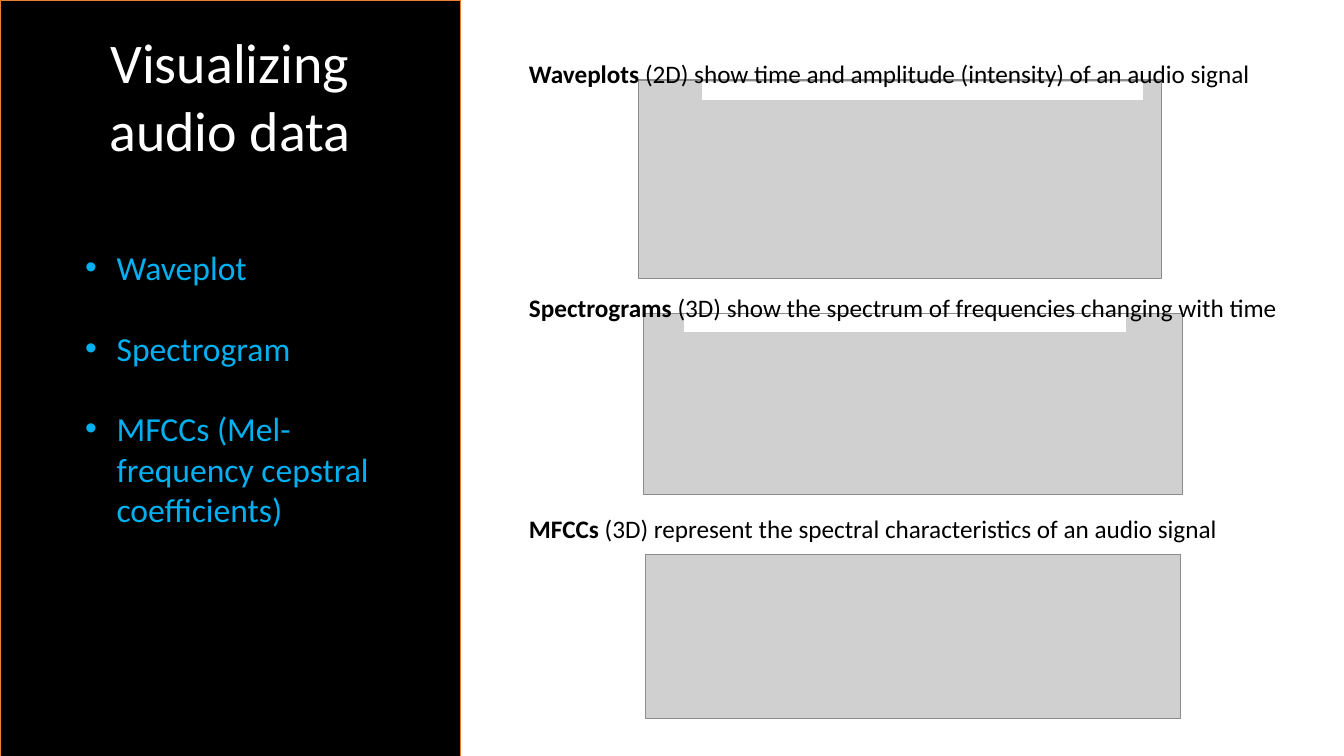
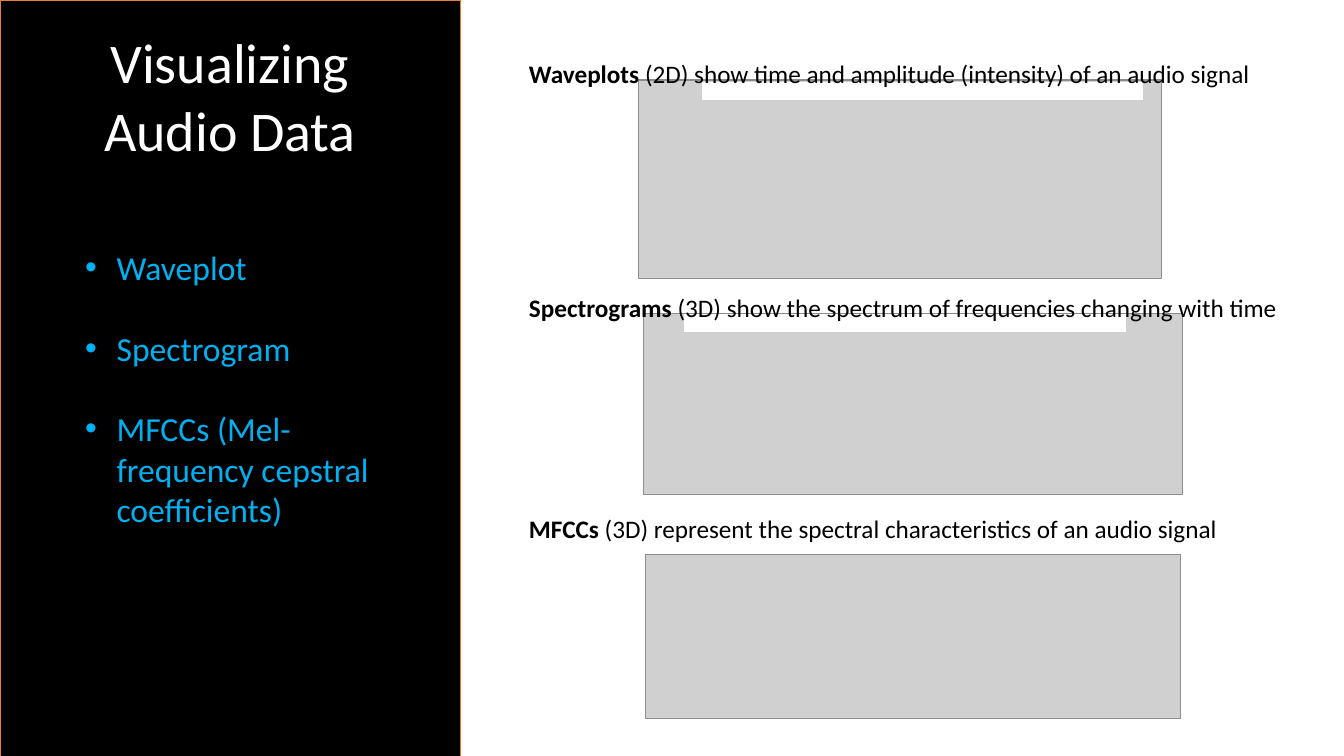
Before and after one commit to stolltho/iod_repo, a slide deck: slide 8 of Capstone Project/CAP_SER_TSv02.pptx. Drawn at 1344x756 pixels with LibreOffice and Linux fonts; fonts in the diff are those of the drawing; grey boxes stand for pictures. Boxes give left, top, right and bottom in pixels: in the first picture for what was removed or moved away, otherwise in the second. Text is boxed around its words. In the diff, an @@ line names an element or a change of style, - is before the commit and + after.

```diff
--- a/Capstone Project/CAP_SER_TSv02.pptx
+++ b/Capstone Project/CAP_SER_TSv02.pptx
@@ text at (x1=104, y1=112, x2=356, y2=152): text changed @@
-audio data
+Audio Data
```
Also in this commit, not shown: 2 other slides changed.
